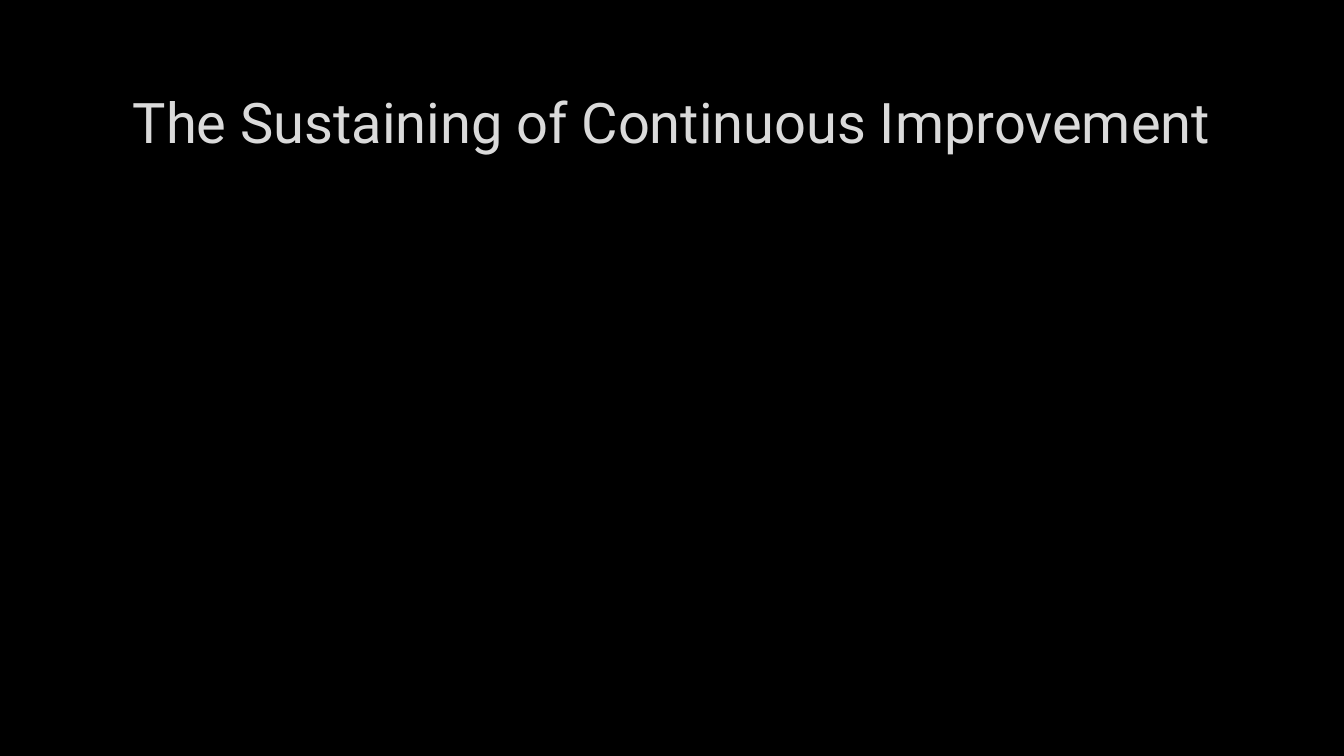
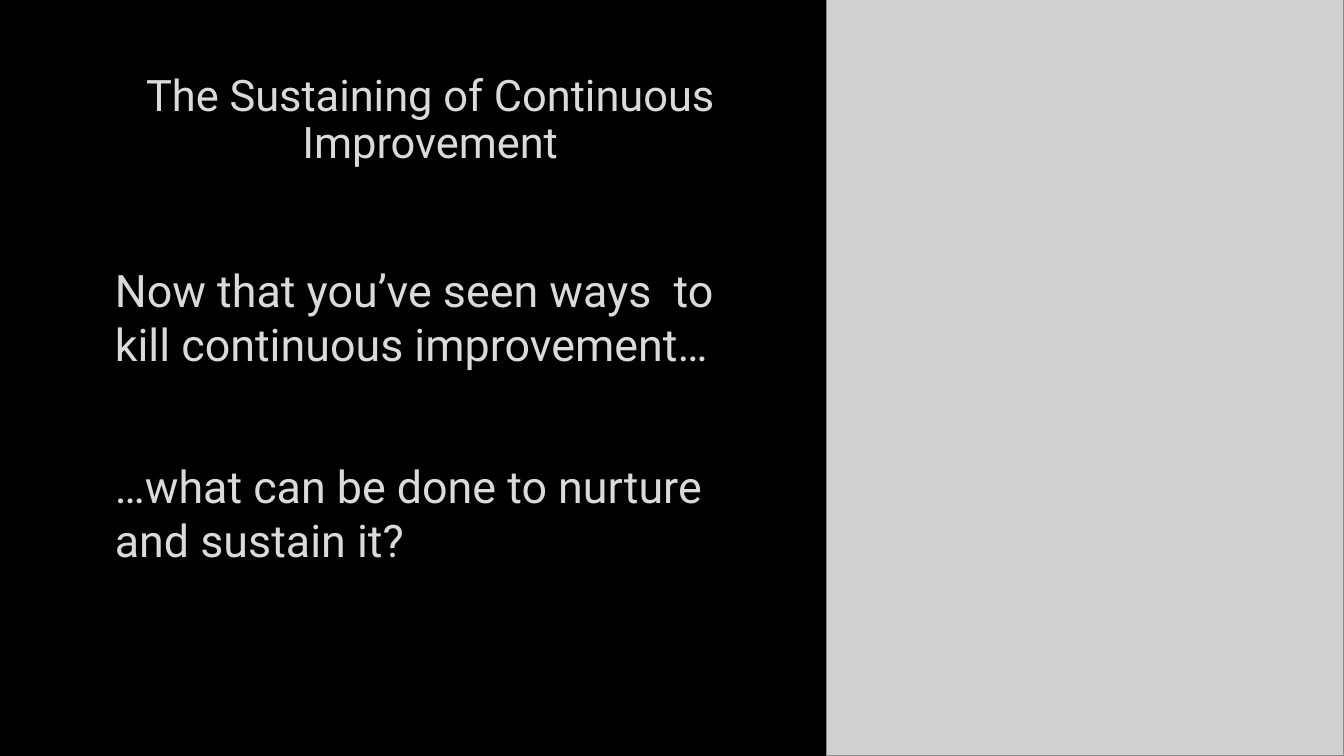
Before and after one commit to jugisahunk/presentations, a slide deck: slide 24 of tortoise-and-hare/tortoise-and-hare.pptx. Drawn at 1344x756 pixels with LibreOffice and Linux fonts; fonts in the diff are those of the drawing; grey boxes stand for pictures; background and template pictures are left out. Boxes give left, top, right and bottom in pixels: in the first picture for what was removed or moved away, otherwise in the second. Text is boxed around its words. In the diff, an @@ line names an element or a change of style, - is before the commit and + after.

Commit message:
finished the "sustaining" section

```diff
--- a/tortoise-and-hare/tortoise-and-hare.pptx
+++ b/tortoise-and-hare/tortoise-and-hare.pptx
@@ picture added at box(827, 0, 1344, 756) @@
@@ picture added at box(840, 0, 1344, 756) @@
@@ title "The Sustaining of Continuous Improvement" at box(146, 78, 714, 167): size 40 to 31 pt; line spacing 1 to 0.9 @@
@@ text added at box(115, 273, 714, 558), 32 pt, text #DADADA @@
+Now that you’ve seen ways to kill continuous improvement…
+…what can be done to nurture and sustain it?
```
Also in this commit, not shown: 4 other slides changed, 1 other file.
